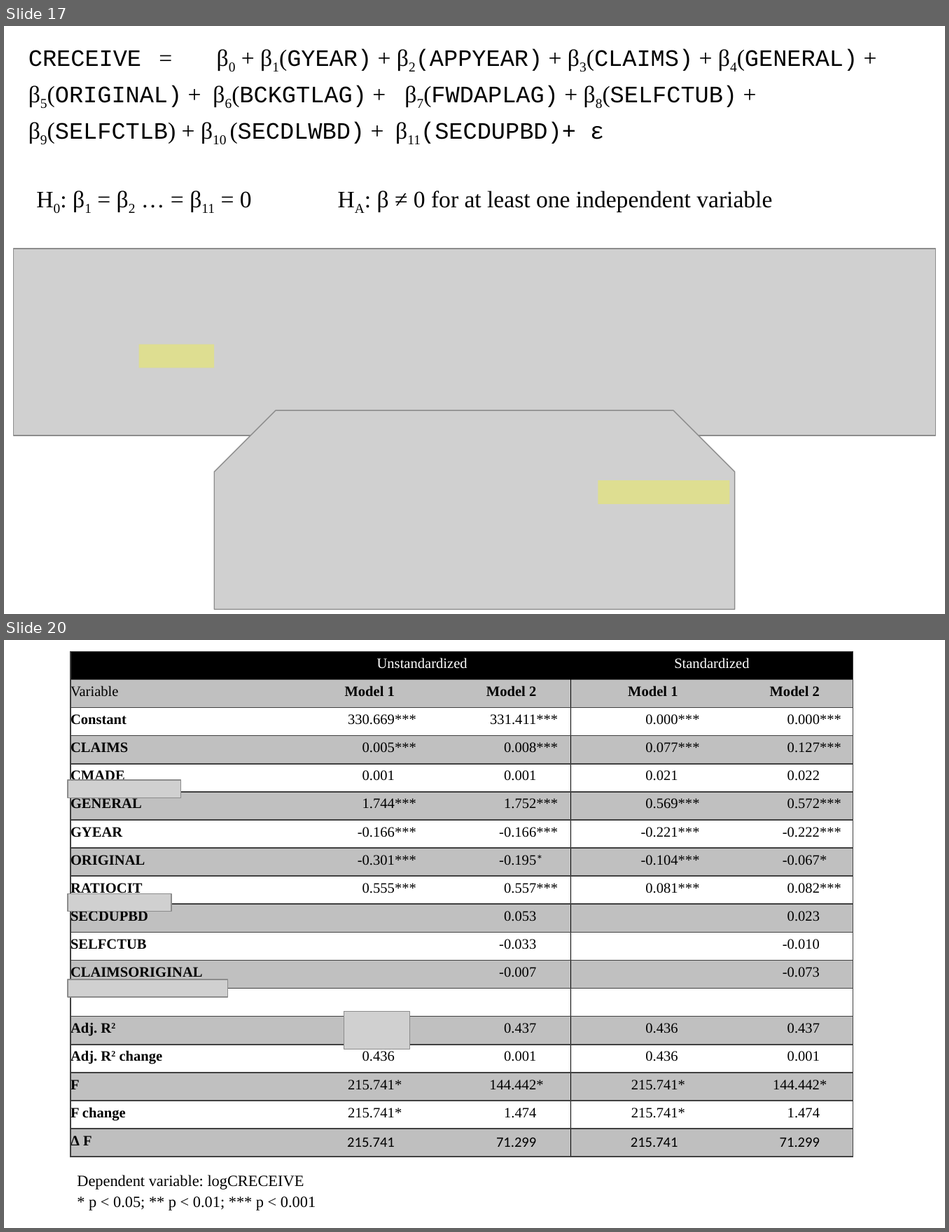
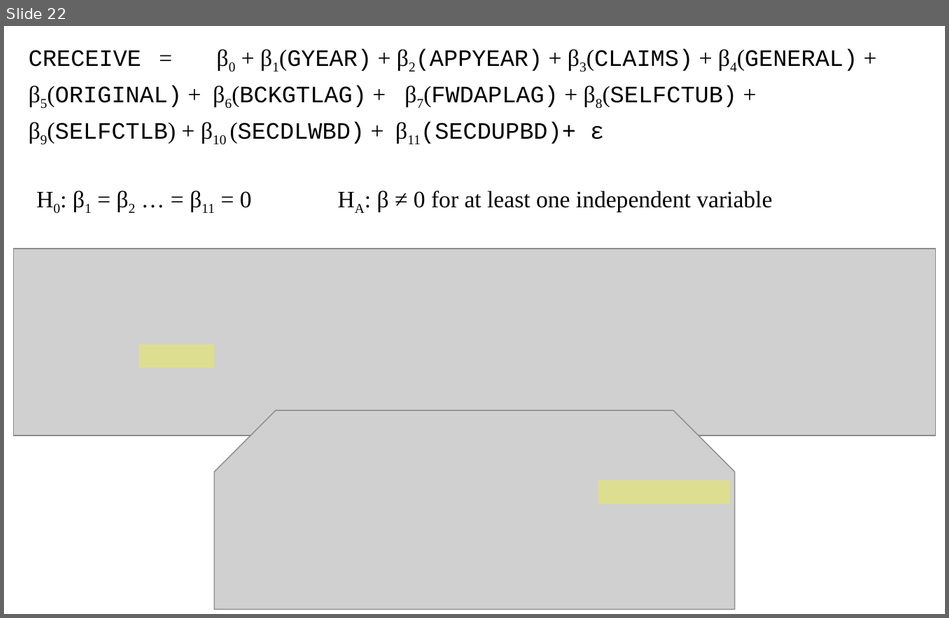
Before and after one commit to SLU-Courses-Townes/SOC5600, a slide deck: FinalProject/Presentation/Townes_SOC5600_FinalProject_Presentation.pptx. Shown one above the other, each under a label of ours: slides 17 and 20 before the commit, slide 22 after it; the slides between them are not shown. The pictures are 949x1232 and 949x618 pixels, drawn with LibreOffice and Linux fonts; fonts in the diff are those of the drawing; grey boxes stand for pictures. Boxes give left, top, right and bottom in pixels: in the first picture for what was removed or moved away, otherwise in the second. Text is boxed around its words. In the diff, an @@ line names an element or a change of style, - is before the commit and + after.

```diff
--- a/FinalProject/Presentation/Townes_SOC5600_FinalProject_Presentation.pptx
+++ b/FinalProject/Presentation/Townes_SOC5600_FinalProject_Presentation.pptx
@@ slide 20 removed at [4, 640, 945, 1228], background #FFFFFF @@
@@ table removed at [70, 651, 854, 1157], 18 rows, 9 columns @@
- | Unstandardized |  |  |  | Standardized |  |  | 
-Variable | Model 1 |  | Model 2 |  | Model 1 |  | Model 2 | 
-Constant | 330.669 | *** | 331.411 | *** | 0.000 | *** | 0.000 | ***
-CLAIMS | 0.005 | *** | 0.008 | *** | 0.077 | *** | 0.127 | ***
-CMADE | 0.001 |  | 0.001 |  | 0.021 |  | 0.022 | 
-GENERAL | 1.744 | *** | 1.752 | *** | 0.569 | *** | 0.572 | ***
-GYEAR | -0.166 | *** | -0.166 | *** | -0.221 | *** | -0.222 | ***
-ORIGINAL | -0.301 | *** | -0.195 | * | -0.104 | *** | -0.067 | *
-RATIOCIT | 0.555 | *** | 0.557 | *** | 0.081 | *** | 0.082 | ***
-SECDUPBD |  |  | 0.053 |  |  |  | 0.023 | 
-SELFCTUB |  |  | -0.033 |  |  |  | -0.010 | 
-CLAIMSORIGINAL |  |  | -0.007 |  |  |  | -0.073 | 
- |  |  |  |  |  |  |  | 
-Adj. R2 | 0.436 |  | 0.437 |  | 0.436 |  | 0.437 | 
-Adj. R2 change | 0.436 |  | 0.001 |  | 0.436 |  | 0.001 | 
-F | 215.741 | * | 144.442 | * | 215.741 | * | 144.442 | *
-F change | 215.741 | * | 1.474 |  | 215.741 | * | 1.474 | 
-Δ F | 215.741 |  | 71.299 |  | 215.741 |  | 71.299 | 
@@ picture removed at [68, 780, 181, 798] @@
@@ picture removed at [68, 894, 171, 912] @@
@@ picture removed at [68, 980, 228, 998] @@
@@ picture removed at [344, 1012, 409, 1050] @@
@@ text removed at [77, 1175, 316, 1210] @@
-Dependent variable: logCRECEIVE
-* p < 0.05; ** p < 0.01; *** p < 0.001
@@ what was slide 17 is now slide 22 @@
```
Also in this commit, not shown: 2 slides changed, 8 slides added, 10 other slides removed.
